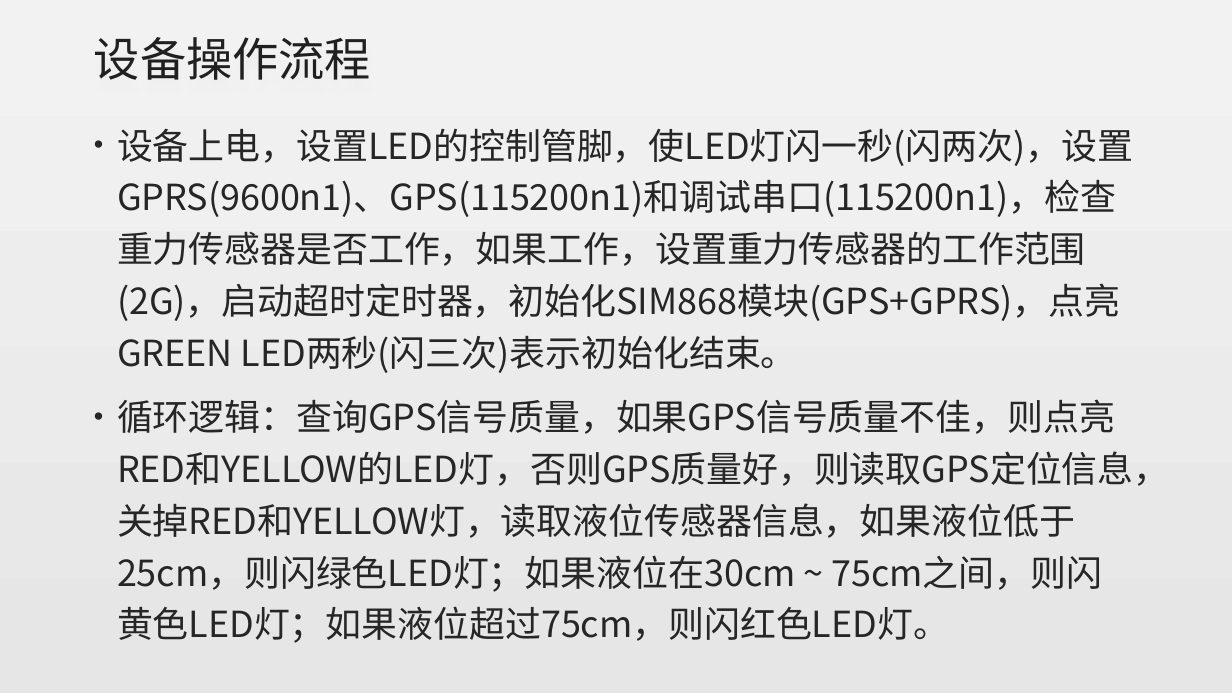
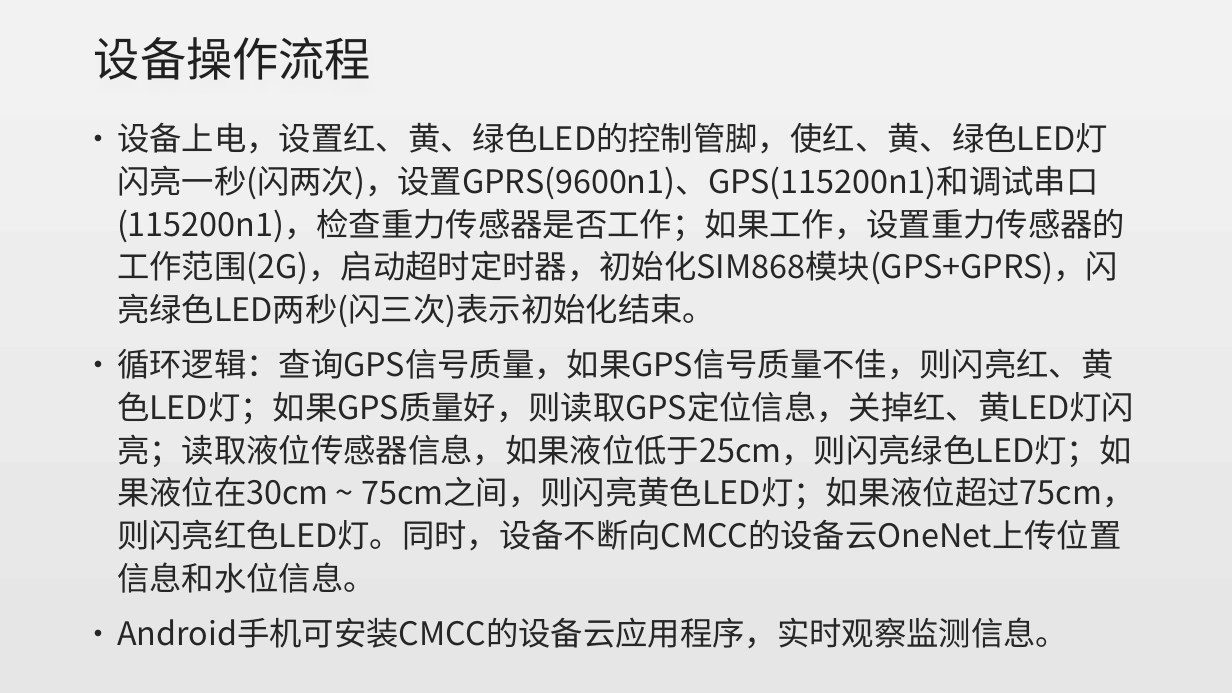
Before and after one commit to alanz2015/Study-Notes, a slide deck: slide 10 of 实时路面积水检测设备实现方案-张沛霖20170816.pptx. Drawn at 1232x693 pixels with LibreOffice and Linux fonts; fonts in the diff are those of the drawing. Boxes give left, top, right and bottom in pixels: in the first picture for what was removed or moved away, otherwise in the second. Text is boxed around its words. In the diff, an @@ line names an element or a change of style, - is before the commit and + after.

Commit message:
Finish the doc

```diff
--- a/实时路面积水检测设备实现方案-张沛霖20170816.pptx
+++ b/实时路面积水检测设备实现方案-张沛霖20170816.pptx
@@ text at [117, 123, 1134, 649]: text changed; size 28 to 25.2 pt @@
-• 设备上电，设置LED的控制管脚，使LED灯闪一秒(闪两次)，设置GPRS(9600n1)、GPS(115200n1)和调试串口(115200n1)，检查重力传感器是否工作，如果工作，设置重力传感器的工作范围(2G)，启动超时定时器，初始化SIM868模块(GPS+GPRS)，点亮GREEN LED两秒(闪三次)表示初始化结束。
-• 循环逻辑：查询GPS信号质量，如果GPS信号质量不佳，则点亮RED和YELLOW的LED灯，否则GPS质量好，则读取GPS定位信息，关掉RED和YELLOW灯，读取液位传感器信息，如果液位低于25cm，则闪绿色LED灯；如果液位在30cm ~ 75cm之间，则闪黄色LED灯；如果液位超过75cm，则闪红色LED灯。
+• 设备上电，设置红、黄、绿色LED的控制管脚，使红、黄、绿色LED灯闪亮一秒(闪两次)，设置GPRS(9600n1)、GPS(115200n1)和调试串口(115200n1)，检查重力传感器是否工作；如果工作，设置重力传感器的工作范围(2G)，启动超时定时器，初始化SIM868模块(GPS+GPRS)，闪亮绿色LED两秒(闪三次)表示初始化结束。
+• 循环逻辑：查询GPS信号质量，如果GPS信号质量不佳，则闪亮红、黄色LED灯；如果GPS质量好，则读取GPS定位信息，关掉红、黄LED灯闪亮；读取液位传感器信息，如果液位低于25cm，则闪亮绿色LED灯；如果液位在30cm ~ 75cm之间，则闪亮黄色LED灯；如果液位超过75cm，则闪亮红色LED灯。同时，设备不断向CMCC的设备云OneNet上传位置信息和水位信息。
+• Android手机可安装CMCC的设备云应用程序，实时观察监测信息。
```
Also in this commit, not shown: 3 other slides changed.
